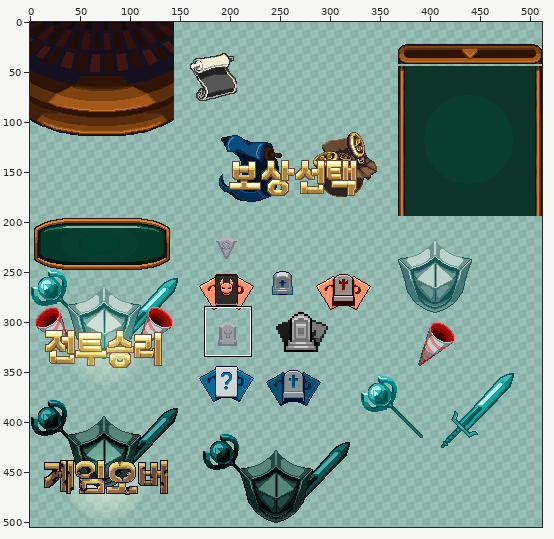
Two versions of one sprite sheet, Assets/Sprites/PrototypeSprites/RulletSprites/Pixel_Sprites/UI/rullet_afterBattle_detemineReward_UI_sheet.png. The picture above shows the old version from afar; the outline marks the close-up.
Close-up. Earlier state:
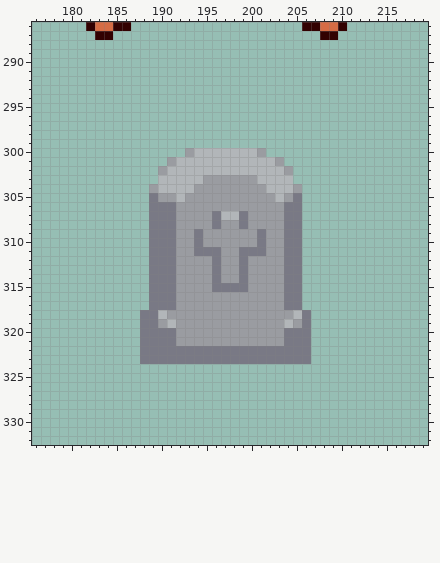
The file is 512x512 pixels. Pixels under 10% opacity are left out. Colours within 5 levels of each other are drawn and written as one. Shown: x 176..219, y 286..332. The wide view leaves out empty margins. The commit also changed other parts of the picture, which this record leaves out.
The same view after the edit:
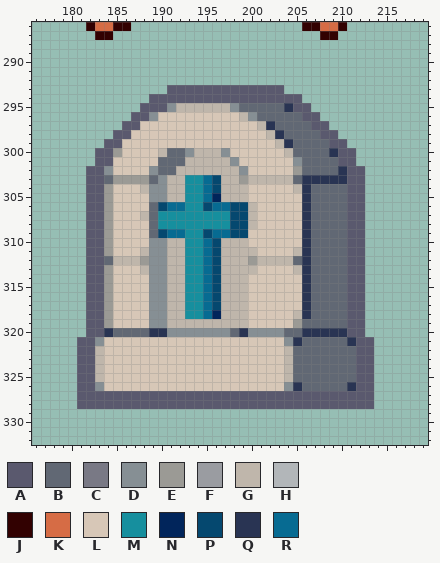
Palette (. is transparent): A #5a596e  B #616874  C #797985  D #868f94  E #9b9a95  F #9a9ca1  G #bfb6ab  H #b2b6b9  J #320101  K #d66c45  L #d7c7b7  M #168f9e  N #01255b  P #05486f  Q #293453  R #076b92
Edits made:
@@ x 176..219 @@
 292 ............................................
-293 ............................................
-294 ............................................
-295 ............................................
-296 ............................................
-297 ............................................
-298 ............................................
-299 ............................................
-300 .................FHHHHHHHF..................
-301 ...............FHHHHHHHHHHHF................
-302 ..............FHHHHHHHHHHHHHF...............
-303 ..............HHHHHFFFFFFHHHH...............
-304 .............FHHHHFFFFFFFFHHHF..............
-305 .............CFFHFFFFFFFFFFHFC..............
-306 .............CCCFFFFFFFFFFFFCC..............
-307 .............CCCFFFFCHHCFFFFCC..............
-308 .............CCCFFFFCFFCFFFFCC..............
-309 .............CCCFFCFFFFFFCFFCC..............
-310 .............CCCFFCFFFFFFCFFCC..............
-311 .............CCCFFCCCFFCCCFFCC..............
-312 .............CCCFFFFCFFCFFFFCC..............
-313 .............CCCFFFFCFFCFFFFCC..............
-314 .............CCCFFFFCFFCFFFFCC..............
-315 .............CCCFFFFCCCCFFFFCC..............
-316 .............CCCFFFFFFFFFFFFCC..............
-317 .............CCCFFFFFFFFFFFFCC..............
-318 ............CCHFFFFFFFFFFFFFFHC.............
-319 ............CCFHFFFFFFFFFFFFHFC.............
-320 ............CCCCFFFFFFFFFFFFCCC.............
-321 ............CCCCFFFFFFFFFFFFCCC.............
-322 ............CCCCCCCCCCCCCCCCCCC.............
-323 ............CCCCCCCCCCCCCCCCCCC.............
-324 ............................................
-325 ............................................
-326 ............................................
-327 ............................................
-328 ............................................
+293 ...............AAAAAAAAAAAAA................
+294 .............AAAAAAAAAAAAAAAAA..............
+295 ............AAADGGGGGGDBBBBBQAA.............
+296 ...........AADLLLLLLLLLGDBBBBBAA............
+297 ..........AALLLLLLLLLLLLLGQBBBBAA...........
+298 .........AALLLLLLLLLLLLLLLGQBBBBAA..........
+299 ........AALLLLLLLLLLLLLLLLLGQBBBBAA.........
+300 .......AAELLLLGBBDGGGDLLLLLLGBBBBQAA........
+301 .......AALLLLLBBBGGGGGDLLLLLLDBBBBAA........
+302 ......AADLLLLDBBGGGGGGGDLLLLLEBBBBQAA.......
+303 ......AABEEEEBDGGMMRPGGEGGGGGBQQQQQAA.......
+304 ......AAELLLGDDGGMMRPGGGLLLLLGQBBBBAA.......
+305 ......AAELLLLDDGGMMRNGGGLLLLLLQBBBBAA.......
+306 ......AAELLLLBPRRMMPRRPPGLLLLLQBBBBAA.......
+307 ......AAELLLGBMMMMMMMMPPGLLLLLQBBBBAA.......
+308 ......AAELLLLBMMMMMMMMPPGLLLLLQBBBBAA.......
+309 ......AAELLLLBPRRMMPRRPPLLLLLLQBBBBAA.......
+310 ......AAELLLLDDGGMMRPGGGLLLLLLQBBBBAA.......
+311 ......AAELLLGDDGGMMRPGGGGLLLLGQBBBBAA.......
+312 ......AABGGGEDDGGMMRPGGGEGGGGBQBBBBAA.......
+313 ......AAELLLGDDGGMMRPGGGGLLLLGQBBBBAA.......
+314 ......AAELLLLDDGGMMRPGGGLLLLLLQBBBBAA.......
+315 ......AAELLLLDDGGMMRPGGGLLLLLLQBBBBAA.......
+316 ......AAELLLLDDGGMMRPGGGLLLLLLQBBBBAA.......
+317 ......AAELLLLDDGGMMRPGGGLLLLLLQBBBBAA.......
+318 ......AAELLLLDDGGMMRNGGGLLLLLGQBBBBAA.......
+319 ......AAELLLLDDGGGGGGGGGLLLLLEBBBBBAA.......
+320 ......AAQBBBBQQDDDDDDDBQDDDDBBQQQQQAA.......
+321 .....AADLLLLLLLLLLLLLLLLLLLLDQBBBBBQAA......
+322 .....AAGLLLLLLLLLLLLLLLLLLLLGBBBBBBBAA......
+323 .....AAGLLLLLLLLLLLLLLLLLLLLGBBBBBBBAA......
+324 .....AAGLLLLLLLLLLLLLLLLLLLLGBBBBBBBAA......
+325 .....AAGLLLLLLLLLLLLLLLLLLLLGBBBBBBBAA......
+326 .....AADLLLLLLLLLLLLLLLLLLLLDQBBBBBQAA......
+327 .....AAAAAAAAAAAAAAAAAAAAAAAAAAAAAAAAA......
+328 .....AAAAAAAAAAAAAAAAAAAAAAAAAAAAAAAAA......
 329 ............................................
